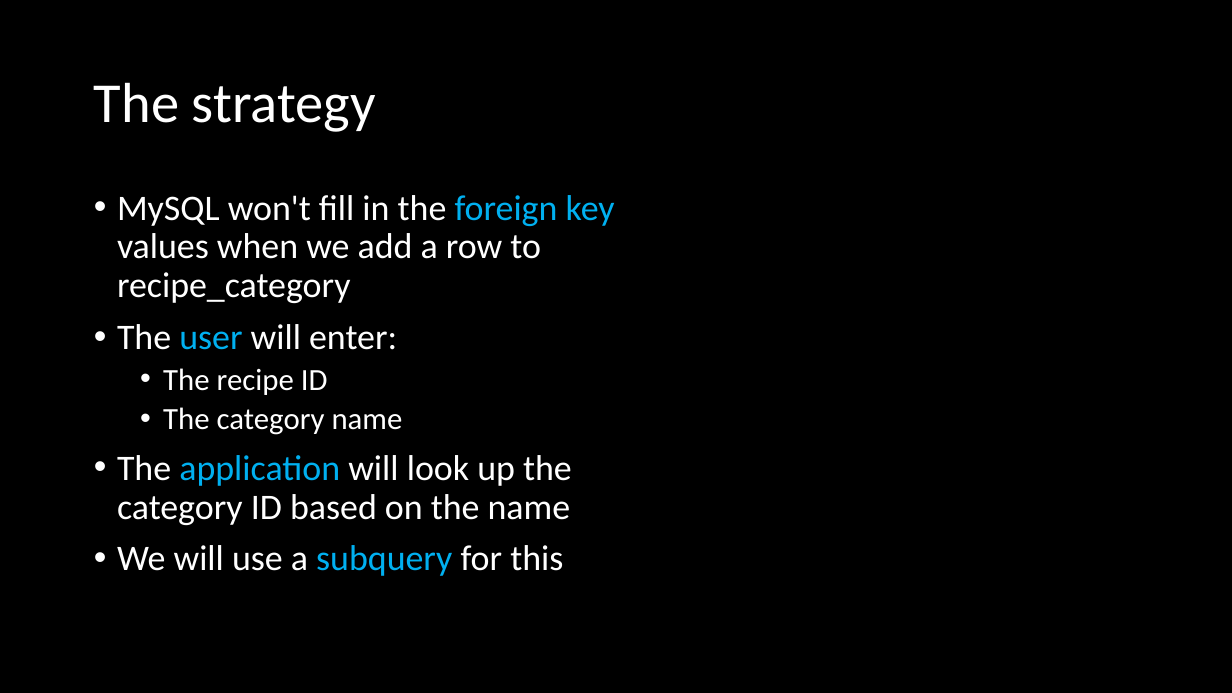
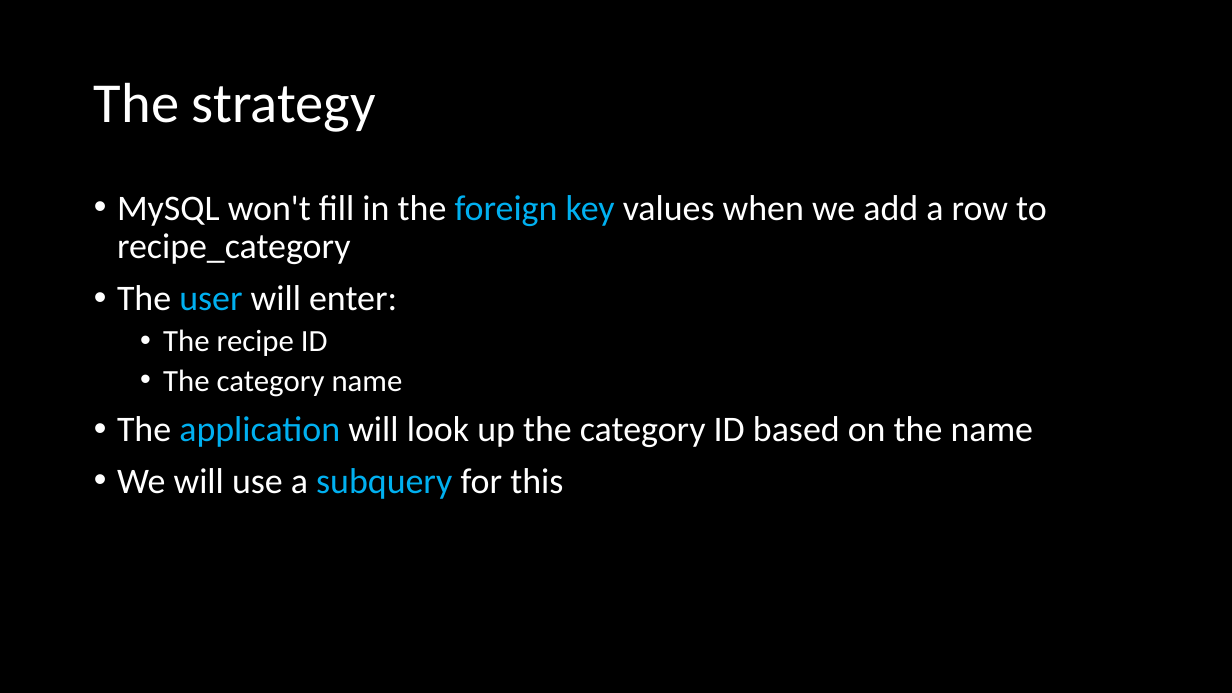
Before and after one commit to ckiefriter1/PT-BESD, a slide deck: slide 7 of Week11/W11.03. Coding the Many-to-Many Relationship.pptx. Drawn at 1232x693 pixels with LibreOffice and Linux fonts; fonts in the diff are those of the drawing. Boxes give left, top, right and bottom in pixels: in the first picture for what was removed or moved away, otherwise in the second. Text is boxed around its words. In the diff, an @@ line names an element or a change of style, - is before the commit and + after.

```diff
--- a/Week11/W11.03. Coding the Many-to-Many Relationship.pptx
+++ b/Week11/W11.03. Coding the Many-to-Many Relationship.pptx
@@ text "MySQL won't fill in the ..." rewrapped from <box>117,195,615,576</box> to <box>117,195,1047,499</box> @@
```
Also in this commit, not shown: 1 other slide changed, 7 other files.
